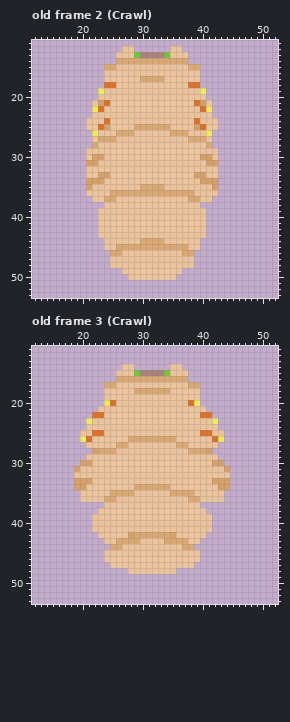
One commit to this pixel-art file: Assets/Assets/Entities/Enemies/Big Worm/Big Worm.aseprite. The first picture shows the starting point.
64x64 pixels, 40 frames. Shown: old frame 2 (Crawl): x 12..52, y 11..53; old frame 3 (Crawl): x 12..52, y 11..53. The commit also changed other frames, which this record leaves out.
The same view after the edit:
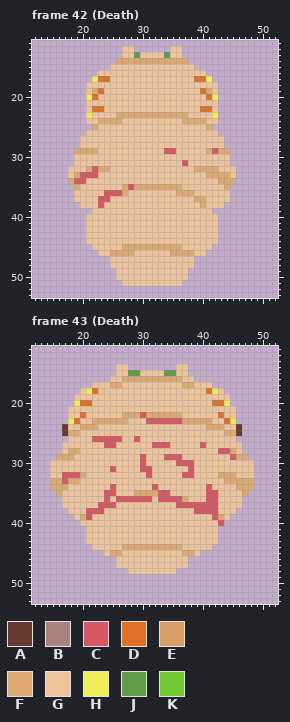
Palette (. is transparent): A #663931  B #a9837b  C #d95763  D #df7126  E #d9a066  F #dca870  G #eec39a  H #f2eb58  J #609c4a  K #70c932
A new or re-ordered frame is compared with the old frame closest to it.
From old to new:
frames 40 -> 68
Changed rows in their new state; - is an unchanged pixel.
Frame 42 (Death) is new; against old frame 2 (Crawl), layer "Worm Top":
first column x 18:
13 --------.--JGGGGJ--.--------
15 ------.G------------G.------
16 -----G----------------G-----
17 ----HDD-----GGGG-----DDH----
18 ---GGGGG------------GGGGG---
19 ---GFD----------------DFG---
20 ---HD------------------DH---
21 ---G-GG--------------GG-G---
22 ---GD------------------DG---
23 ---H----FFFFFFFFFFFF----H---
24 -----FFFF----------FFFF-----
25 ---.FGG----GGGGGG----GGF.---
26 ---GG---GGG------GGG---GG---
27 --GG-GGG------------GGG-GG--
28 --GGG------------------GGG--
29 -FFFF-----------CC-----FCFF-
30 -GG-GG----------------GG-GG-
31 -GGGG--------------C---GGGG-
32 GGGFCFF--------------FFFFGGG
33 GFCCCGG--------------GGFFFFG
34 FCCGGG----------------GGGFFF
35 -FGG-----FCF----FFF-----GGF-
36 -GG---CCC-GGGGGGGG-------GG-
37 -GGG-CCG------------G-F-GGG-
38 --GGGC----------------FGGG--
39 ----G------------------G----
40 ---GG------------------GG---
41 ---GG------------------GG---
42 ---GG------------------GG---
43 ---GG------------------GG---
44 ---GGG------GGGG------GGG---
45 ----GG--G----------G--GG----
46 -----GG--FF------FF--GG-----
49 --------G----------G--------
50 --------GG--------GG--------
51 ---------GGGGGGGGGG---------
Frame 43 (Death) is new; against old frame 3 (Crawl), layers "Worm Top", "Worm Top 2":
first column x 15:
14 -----------G-.------.-G-----------
15 -------------JJGGGGJJ-------------
16 ----------GG----------GG----------
17 -------GGG-F----------F-GGG-------
18 -----GHDG-----GGGGGG-----GDHG-----
19 ----GGGGG----------------GGGGG----
20 ----HDDGGGG------------GGGGDDH----
21 ---GGGGG------------------GGGGG---
22 ---GGDGGG---FFFCFFFFFF---GGGDGG---
23 ---HDGGFFFFFF---CCCCCCFFFFFGGDH---
24 --AGGFFF------------------FFFGGA--
25 --AFF--GG----------------GG--FFA--
26 ---GGGGCCCCC-GCGGGGGG------GGGG---
27 --GGGG---CCGG----CCC-GG--C--GGGG--
28 --GFFGGGGGG------------GGGGGCCFG--
29 -FFFGG---------C---CCC------GGCFF-
30 GGGGGGG--------C-----CCC---GGGGGGG
31 GGGGG-----C----CC------C-----GGGGG
32 GGCCCF----------C-----CC----FFFGGG
33 FFCFFGG--------------------GGFFFFF
34 FFFGGG----C---GGGCGG------C-GGGFFF
35 -FGGG----CCGGGFFFFCCGGGG--CC-GGGF-
36 --GGG----CGCCCCCC-CCCCFGG-CC-GGG--
37 --GGGGGGCCC----------CCCCCCCGGGG--
38 ---GGGCCC---------------CCCCGGG---
39 ----GFC--------------------CFG----
40 -----GG--------------------GC-----
41 ------G--------------------G------
42 ------GG-----GGGGGGGG-----GG------
43 ------GGG--GGGG----GGGG--GGG------
44 -------GGGGGFFFFFFFFFFGGGGG-------
45 ----------FF----------FF----------
46 ---------..------------..---------
47 ----------.------------.----------
Where, in picture pixels (left, top, right, bottom), the same in both pictures:
changed: (68, 52, 236, 286)
changed: (50, 364, 254, 568)
